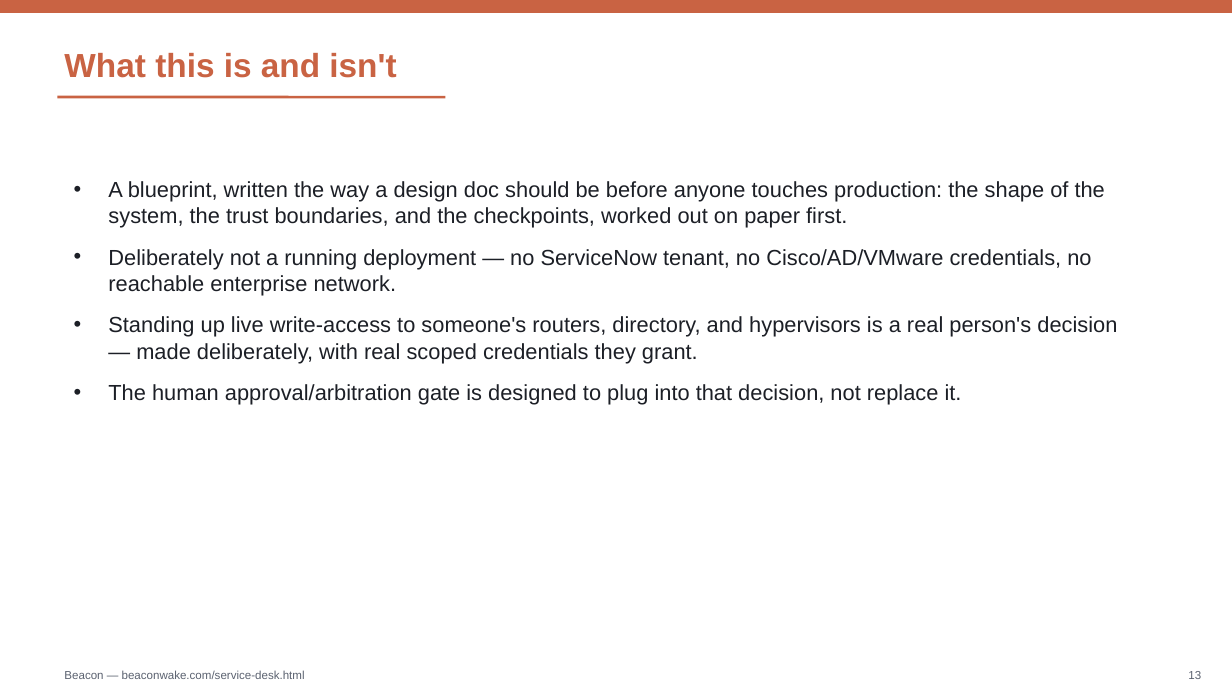
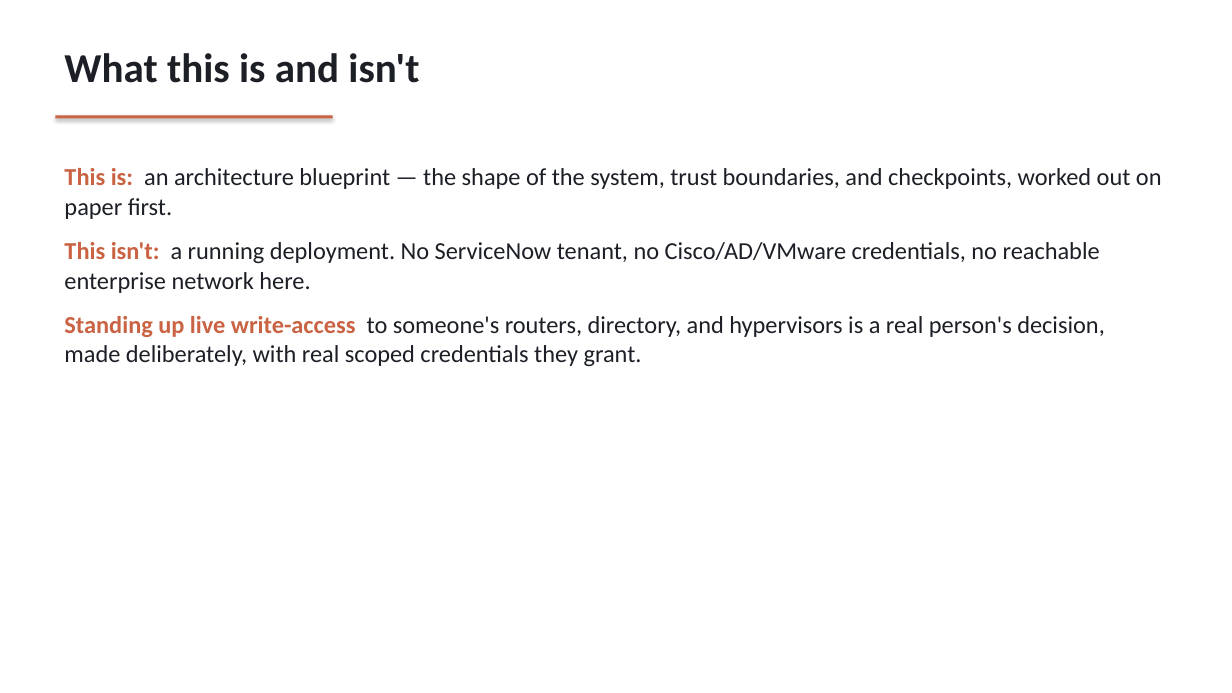
Before and after one commit to hurricane1976/Hurricane, a slide deck: slide 14 of website/service-desk-architecture.pptx (slide 13 before the commit). Drawn at 1232x693 pixels with LibreOffice and Linux fonts; fonts in the diff are those of the drawing. Boxes give left, top, right and bottom in pixels: in the first picture for what was removed or moved away, otherwise in the second. Text is boxed around its words. In the diff, an @@ line names an element or a change of style, - is before the commit and + after.

Commit message:
Expand service-desk blueprint with NetBox/Zabbix/Grafana/Batfish/Ansible/ISE/Nexus Dashboard
Adds a "Supporting systems" section and diagram band tying the named
tooling into specific domain agents and Platform Ops, extends the
deployment guide 15->17 steps, and regenerates the PDF/PPTX to match.

```diff
--- a/website/service-desk-architecture.pptx
+++ b/website/service-desk-architecture.pptx
@@ rectangle removed at box(0, 0, 1232, 13) @@
@@ text "What this is and isn't" at box(64, 53, 419, 83): size 26 to 32 pt, font Arial to Calibri, text colour #C96343 to #1C1F26; vertical alignment middle to top @@
@@ rectangle added at box(55, 116, 333, 118), fill #C96343 @@
@@ line removed from (57, 97) to (445, 97) @@
@@ text at box(64, 168, 1162, 366): text changed; size 17 to 19 pt; font Arial to Calibri @@
-• A blueprint, written the way a design doc should be before anyone touches production: the shape of the system, the trust boundaries, and the checkpoints, worked out on paper first.
-• Deliberately not a running deployment — no ServiceNow tenant, no Cisco/AD/VMware credentials, no reachable enterprise network.
-• Standing up live write-access to someone's routers, directory, and hypervisors is a real person's decision — made deliberately, with real scoped credentials they grant.
-• The human approval/arbitration gate is designed to plug into that decision, not replace it.
+This is: an architecture blueprint — the shape of the system, trust boundaries, and checkpoints, worked out on paper first.
+This isn't: a running deployment. No ServiceNow tenant, no Cisco/AD/VMware credentials, no reachable enterprise network here.
+Standing up live write-access to someone's routers, directory, and hypervisors is a real person's decision, made deliberately, with real scoped credentials they grant.
@@ text removed at box(64, 670, 305, 679) @@
-Beacon — beaconwake.com/service-desk.html
@@ text removed at box(1188, 671, 1201, 679) @@
-13
```
Also in this commit, not shown: 7 other slides changed, 7 slides added, 6 slides removed, 6 other files.
